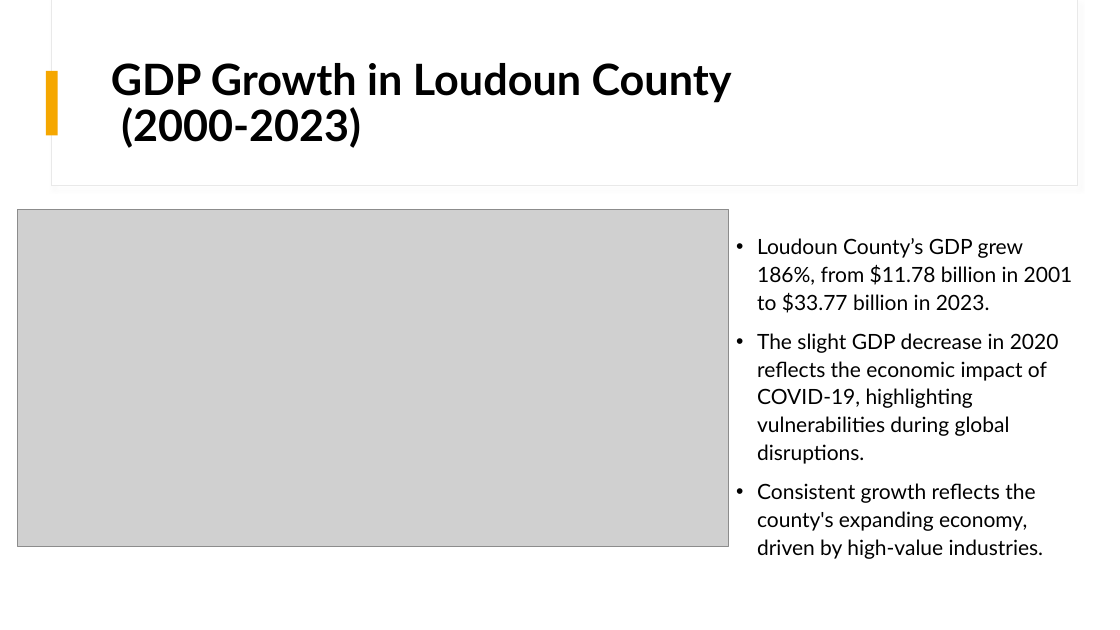
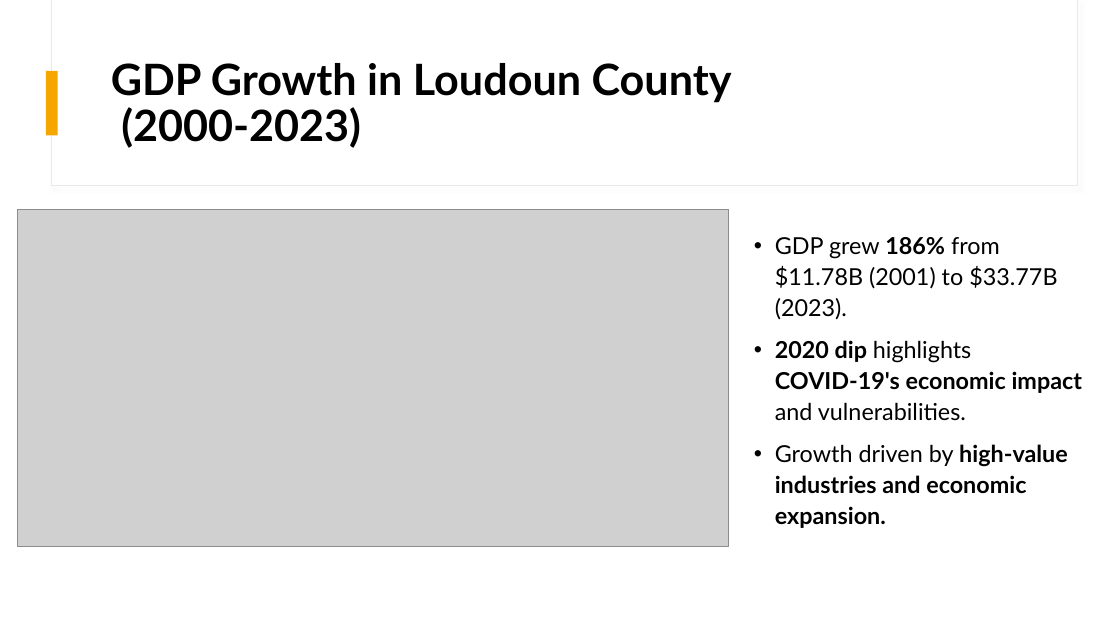
Before and after one commit to Akemp787/Loudoun_County_Growth_Study, a slide deck: slide 4 of presentation/Loudoun County Growth Study.pptx (slide 5 before the commit). Drawn at 1120x630 pixels with LibreOffice and Linux fonts; fonts in the diff are those of the drawing; grey boxes stand for pictures. Boxes give left, top, right and bottom in pixels: in the first picture for what was removed or moved away, otherwise in the second. Text is boxed around its words. In the diff, an @@ line names an element or a change of style, - is before the commit and + after.

Commit message:
Loudoun County Growth Study

```diff
--- a/presentation/Loudoun County Growth Study.pptx
+++ b/presentation/Loudoun County Growth Study.pptx
@@ text at (775, 237, 1083, 528): text changed; size 18 to 20 pt @@
-• Loudoun County’s GDP grew 186%, from $11.78 billion in 2001 to $33.77 billion in 2023.
-• The slight GDP decrease in 2020 reflects the economic impact of COVID-19, highlighting vulnerabilities during global disruptions.
-• Consistent growth reflects the county's expanding economy, driven by high-value industries.
+• GDP grew 186% from $11.78B (2001) to $33.77B (2023).
+• 2020 dip highlights COVID-19's economic impact and vulnerabilities.
+• Growth driven by high-value industries and economic expansion.
```
Also in this commit, not shown: 11 other slides changed, 6 slides added, 1 slide removed, 17 other files.
